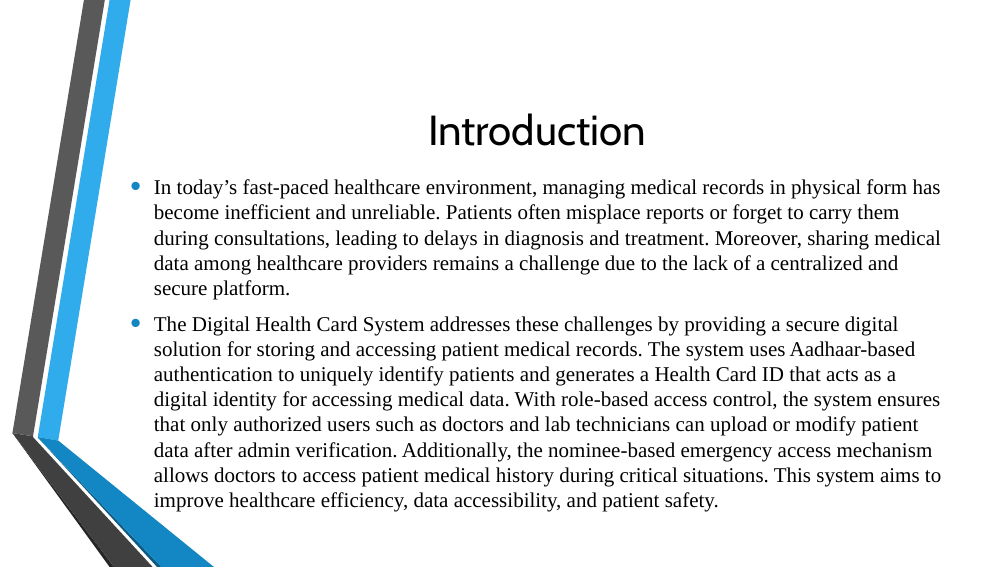
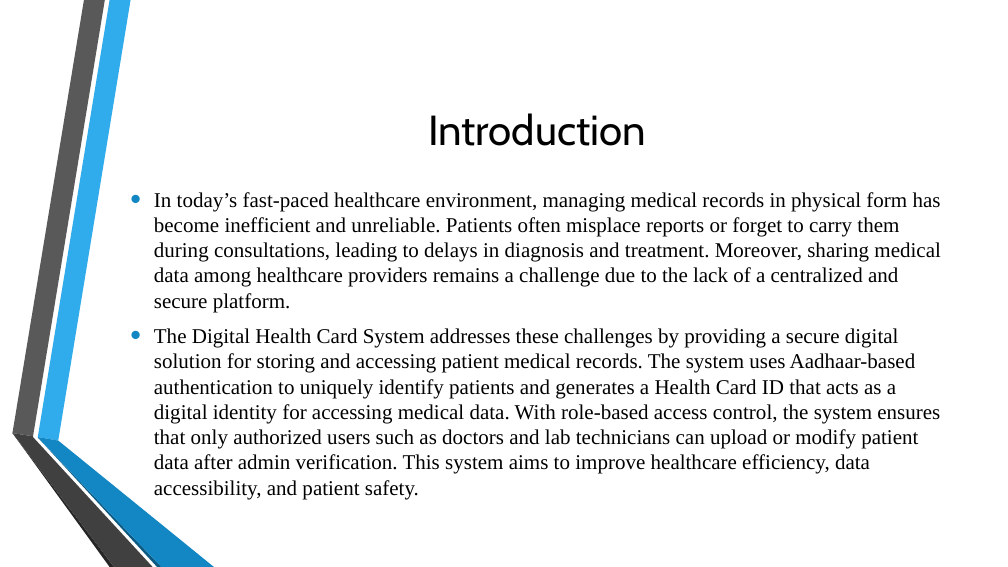
Before and after one commit to kedar3016/DIGITAL_HEALTH_CARD, a slide deck: slide 4 of Digital Health Card PPT.pptx. Drawn at 1008x567 pixels with LibreOffice and Linux fonts; fonts in the diff are those of the drawing; background and template pictures are left out. Boxes give left, top, right and bottom in pixels: in the first picture for what was removed or moved away, otherwise in the second. Text is boxed around its words. In the diff, an @@ line names an element or a change of style, - is before the commit and + after.

```diff
--- a/Digital Health Card PPT.pptx
+++ b/Digital Health Card PPT.pptx
@@ text at box(154, 328, 940, 499): text changed @@
-• The Digital Health Card System addresses these challenges by providing a secure digital solution for storing and accessing patient medical records. The system uses Aadhaar-based authentication to uniquely identify patients and generates a Health Card ID that acts as a digital identity for accessing medical data. With role-based access control, the system ensures that only authorized users such as doctors and lab technicians can upload or modify patient data after admin verification. Additionally, the nominee-based emergency access mechanism allows doctors to access patient medical history during critical situations. This system aims to improve healthcare efficiency, data accessibility, and patient safety.
+• The Digital Health Card System addresses these challenges by providing a secure digital solution for storing and accessing patient medical records. The system uses Aadhaar-based authentication to uniquely identify patients and generates a Health Card ID that acts as a digital identity for accessing medical data. With role-based access control, the system ensures that only authorized users such as doctors and lab technicians can upload or modify patient data after admin verification. This system aims to improve healthcare efficiency, data accessibility, and patient safety.
```
Also in this commit, not shown: 7 other slides changed.
